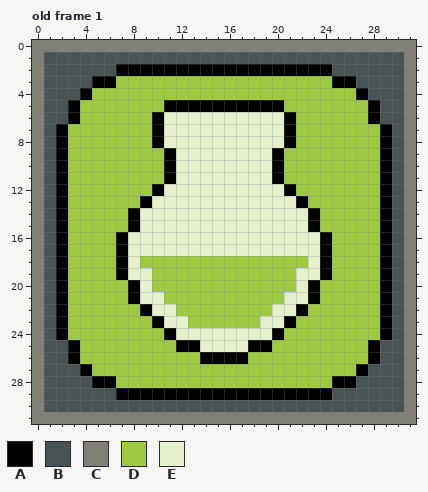
File history of a pixel-art file, PixelArt/Blocks.aseprite. The picture above is the old version.
32x32 pixels, 4 frames. Shown: old frame 1.
Visible layers, top first: "Symbol", "Square", "Background".
Palette (. is transparent): A #000000  B #485454  C #808078  D #9eca41  E #e5f1cd
Pixels before, old frame 1, first column x 0:
 0 CCCCCCCCCCCCCCCCCCCCCCCCCCCCCCCC
 1 CBBBBBBBBBBBBBBBBBBBBBBBBBBBBBBC
 2 CBBBBBBAAAAAAAAAAAAAAAAAABBBBBBC
 3 CBBBBAADDDDDDDDDDDDDDDDDDAABBBBC
 4 CBBBADDDDDDDDDDDDDDDDDDDDDDABBBC
 5 CBBADDDDDDDAAAAAAAAAADDDDDDDABBC
 6 CBBADDDDDDAEEEEEEEEEEADDDDDDABBC
 7 CBADDDDDDDAEEEEEEEEEEADDDDDDDABC
 8 CBADDDDDDDAEEEEEEEEEEADDDDDDDABC
 9 CBADDDDDDDDAEEEEEEEEADDDDDDDDABC
10 CBADDDDDDDDAEEEEEEEEADDDDDDDDABC
11 CBADDDDDDDDAEEEEEEEEADDDDDDDDABC
12 CBADDDDDDDAEEEEEEEEEEADDDDDDDABC
13 CBADDDDDDAEEEEEEEEEEEEADDDDDDABC
14 CBADDDDDAEEEEEEEEEEEEEEADDDDDABC
15 CBADDDDDAEEEEEEEEEEEEEEADDDDDABC
16 CBADDDDAEEEEEEEEEEEEEEEEADDDDABC
17 CBADDDDAEEEEEEEEEEEEEEEEADDDDABC
18 CBADDDDAEDDDDDDDDDDDDDDEADDDDABC
19 CBADDDDAEEDDDDDDDDDDDDEEADDDDABC
20 CBADDDDDAEDDDDDDDDDDDDEADDDDDABC
21 CBADDDDDAEEDDDDDDDDDDEEADDDDDABC
22 CBADDDDDDAEEDDDDDDDDEEADDDDDDABC
23 CBADDDDDDDAEEDDDDDDEEADDDDDDDABC
24 CBADDDDDDDDAEEEEEEEEADDDDDDDDABC
25 CBBADDDDDDDDAAEEEEAADDDDDDDDABBC
26 CBBADDDDDDDDDDAAAADDDDDDDDDDABBC
27 CBBBADDDDDDDDDDDDDDDDDDDDDDABBBC
28 CBBBBAADDDDDDDDDDDDDDDDDDAABBBBC
29 CBBBBBBAAAAAAAAAAAAAAAAAABBBBBBC
30 CBBBBBBBBBBBBBBBBBBBBBBBBBBBBBBC
31 CCCCCCCCCCCCCCCCCCCCCCCCCCCCCCCC
After:
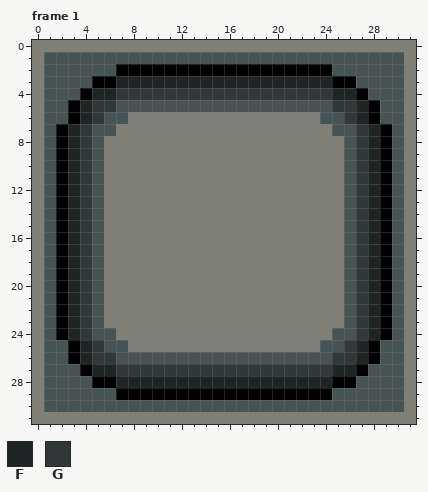
Colours new in this view: F #1f2424  G #303838
A new or re-ordered frame is compared with the old frame closest to it.
Changes in this commit:
frames 4 -> 5
Changed rows in their new state; - is an unchanged pixel.
Frame 1 is new; against old frame 1, layers "Symbol", "Square":
first column x 3:
 3 ----FFFFFFFFFFFFFFFFFF----
 4 --FFGGGGGGGGGGGGGGGGGGFF--
 5 -FGGBBBBBBBBBBBBBBBBBBGGF-
 6 -FGBBCCCCCCCCCCCCCCCCBBGF-
 7 FGBBCCCCCCCCCCCCCCCCCCBBGF
 8 FGBCCCCCCCCCCCCCCCCCCCCBGF
 9 FGBCCCCCCCCCCCCCCCCCCCCBGF
10 FGBCCCCCCCCCCCCCCCCCCCCBGF
11 FGBCCCCCCCCCCCCCCCCCCCCBGF
12 FGBCCCCCCCCCCCCCCCCCCCCBGF
13 FGBCCCCCCCCCCCCCCCCCCCCBGF
14 FGBCCCCCCCCCCCCCCCCCCCCBGF
15 FGBCCCCCCCCCCCCCCCCCCCCBGF
16 FGBCCCCCCCCCCCCCCCCCCCCBGF
17 FGBCCCCCCCCCCCCCCCCCCCCBGF
18 FGBCCCCCCCCCCCCCCCCCCCCBGF
19 FGBCCCCCCCCCCCCCCCCCCCCBGF
20 FGBCCCCCCCCCCCCCCCCCCCCBGF
21 FGBCCCCCCCCCCCCCCCCCCCCBGF
22 FGBCCCCCCCCCCCCCCCCCCCCBGF
23 FGBCCCCCCCCCCCCCCCCCCCCBGF
24 FGBBCCCCCCCCCCCCCCCCCCBBGF
25 -FGBBCCCCCCCCCCCCCCCCBBGF-
26 -FGGBBBBBBBBBBBBBBBBBBGGF-
27 --FFGGGGGGGGGGGGGGGGGGFF--
28 ----FFFFFFFFFFFFFFFFFF----
Changed places in both pictures, as pixel boxes (x1, y1, x2, y2):
changed: (68, 76, 380, 388)
